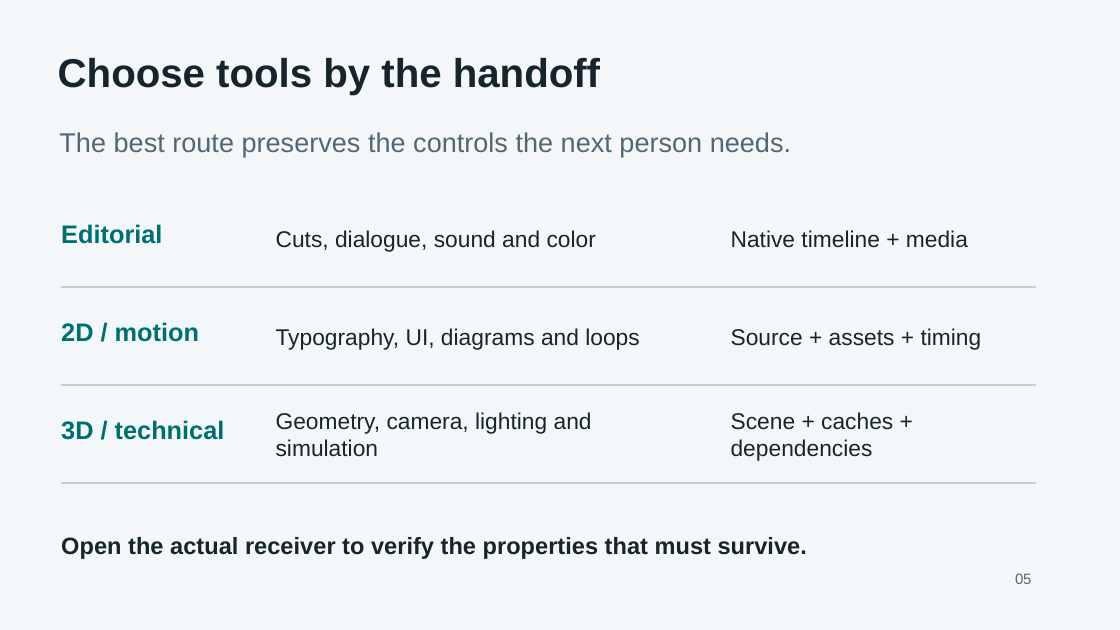
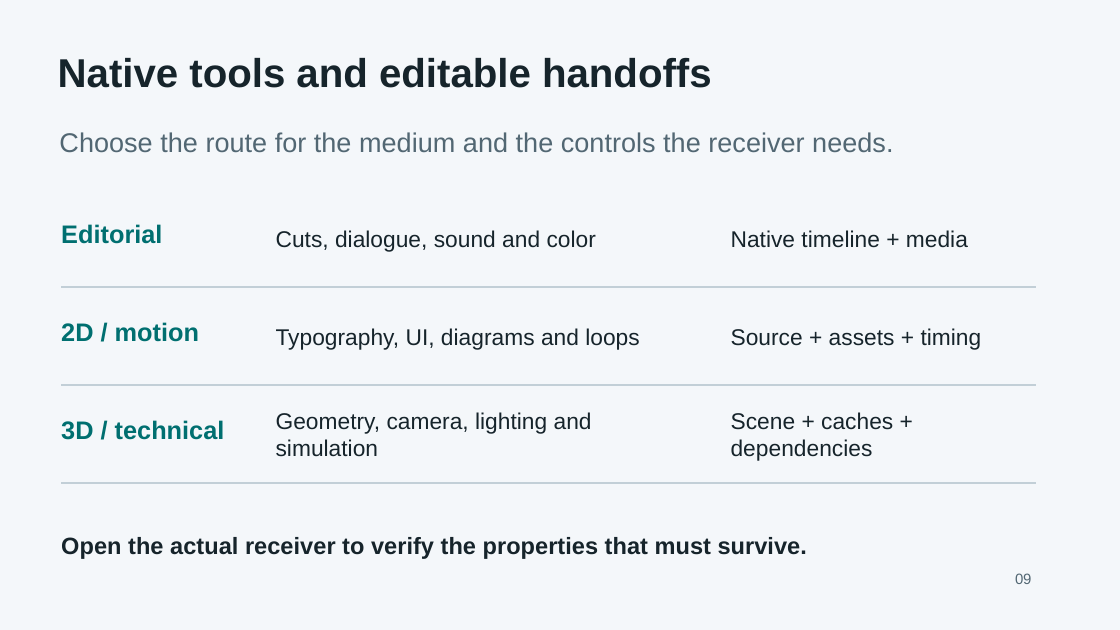
Before and after one commit to nazeeh111/adaptive-animation-skill, a slide deck: slide 9 of animation/docs/presentation.pptx (slide 5 before the commit). Drawn at 1120x630 pixels with LibreOffice and Linux fonts; fonts in the diff are those of the drawing. Boxes give left, top, right and bottom in pixels: in the first picture for what was removed or moved away, otherwise in the second. Text is boxed around its words. In the diff, an @@ line names an element or a change of style, - is before the commit and + after.

```diff
--- a/animation/docs/presentation.pptx
+++ b/animation/docs/presentation.pptx
@@ text at box(58, 58, 712, 88): text changed @@
-Choose tools by the handoff
+Native tools and editable handoffs
@@ text at box(59, 132, 893, 153): text changed @@
-The best route preserves the controls the next person needs.
+Choose the route for the medium and the controls the receiver needs.
@@ text at box(1015, 573, 1032, 584): text changed @@
-05
+09
```
Also in this commit, not shown: 6 other slides changed, 4 slides added, 1 slide removed, 52 other files.
